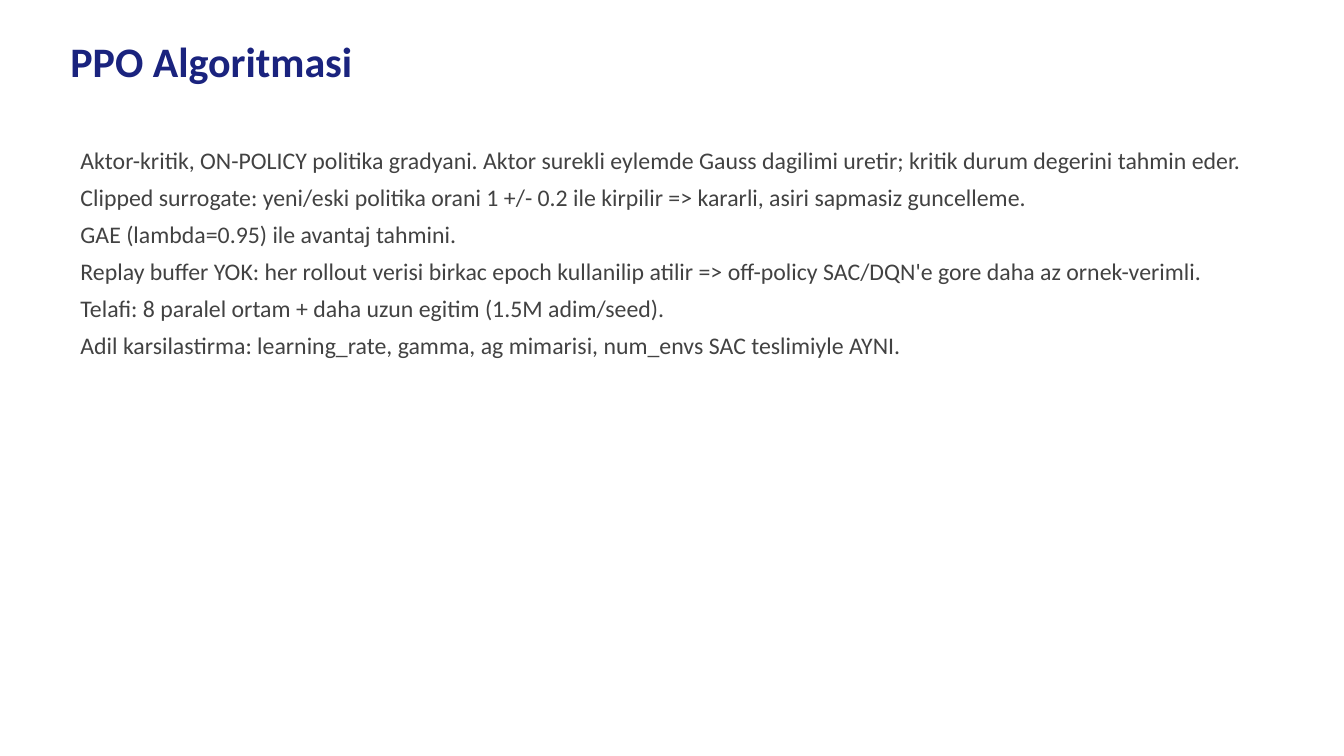
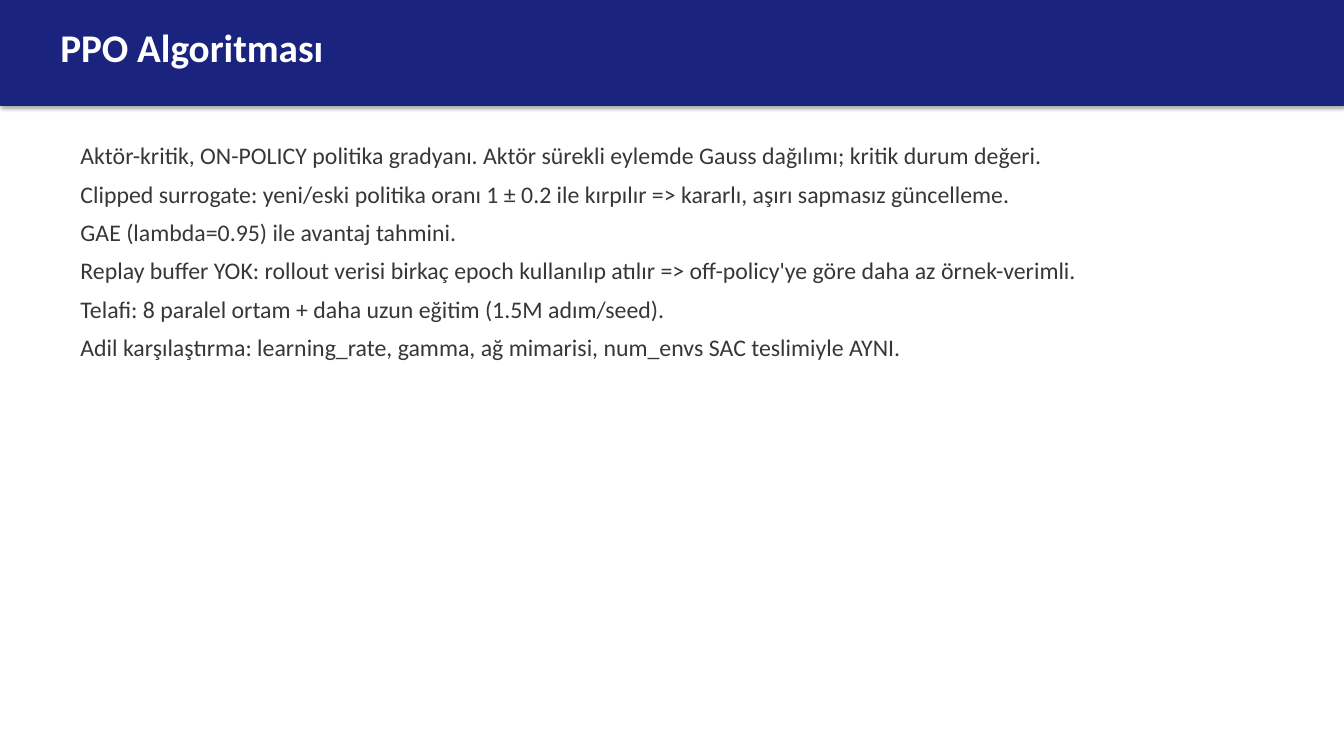
Before and after one commit to berkeryigit/rl_drone_pathfinding, a slide deck: slide 5 of deliverables/sunum/220202046_sunum.pptx (slide 4 before the commit). Drawn at 1344x756 pixels with LibreOffice and Linux fonts; fonts in the diff are those of the drawing. Boxes give left, top, right and bottom in pixels: in the first picture for what was removed or moved away, otherwise in the second. Text is boxed around its words. In the diff, an @@ line names an element or a change of style, - is before the commit and + after.

```diff
--- a/deliverables/sunum/220202046_sunum.pptx
+++ b/deliverables/sunum/220202046_sunum.pptx
@@ rectangle added at bbox=[0, 0, 1344, 106], fill #1A237E @@
@@ text at bbox=[60, 34, 323, 69]: text changed; size 30 to 28 pt; text colour #1A237E to #FFFFFF @@
-PPO Algoritmasi
+PPO Algoritması
@@ text at bbox=[80, 147, 1041, 207]: text changed; text colour #424242 to #373737 @@
-Aktor-kritik, ON-POLICY politika gradyani. Aktor surekli eylemde Gauss dagilimi uretir; kritik durum degerini tahmin eder.
-Clipped surrogate: yeni/eski politika orani 1 +/- 0.2 ile kirpilir => kararli, asiri sapmasiz guncelleme.
+Aktör-kritik, ON-POLICY politika gradyanı. Aktör sürekli eylemde Gauss dağılımı; kritik durum değeri.
+Clipped surrogate: yeni/eski politika oranı 1 ± 0.2 ile kırpılır => kararlı, aşırı sapmasız güncelleme.
@@ text at bbox=[80, 224, 456, 245]: text colour #424242 to #373737 in "GAE (lambda=0.95) ile avantaj tahmini."; more space between paragraphs @@
@@ text at bbox=[80, 262, 1075, 360]: text changed; text colour #424242 to #373737 @@
-Replay buffer YOK: her rollout verisi birkac epoch kullanilip atilir => off-policy SAC/DQN'e gore daha az ornek-verimli.
-Telafi: 8 paralel ortam + daha uzun egitim (1.5M adim/seed).
-Adil karsilastirma: learning_rate, gamma, ag mimarisi, num_envs SAC teslimiyle AYNI.
+Replay buffer YOK: rollout verisi birkaç epoch kullanılıp atılır => off-policy'ye göre daha az örnek-verimli.
+Telafi: 8 paralel ortam + daha uzun eğitim (1.5M adım/seed).
+Adil karşılaştırma: learning_rate, gamma, ağ mimarisi, num_envs SAC teslimiyle AYNI.
```
Also in this commit, not shown: 2 other slides changed, 29 slides added, 11 slides removed, 14 other files.
